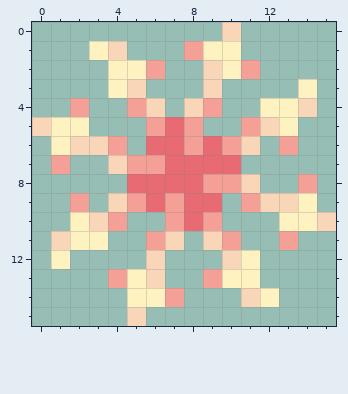
A pixel-art sprite gets an edit: files/ui_gfx/gun_actions/unimplemented/truechaos.png. Above, as it was before the edit.
The file is 16x16 pixels.
And afterwards:
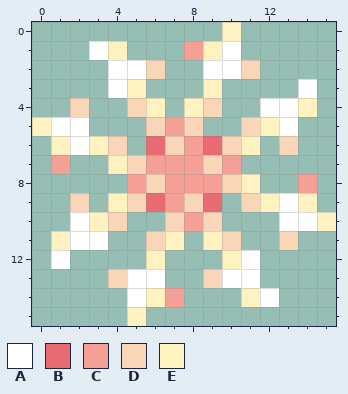
Palette (. is transparent): A #ffffff  B #e86a73  C #f5a097  D #fad6b8  E #fef3c0
Edits made:
Changed rows in their new state; - is an unchanged pixel.
first column x 0:
 0 ----------E-----
 1 ---AE-----A-----
 2 ----AAD--AAD----
 3 ----AE---E----A-
 4 --D--DE-ED--AAE-
 5 EAA---DCD--DEA--
 6 --AED--D--DE-D--
 7 ----ED-CCDC-----
 8 -----CDCC-DE----
 9 --D-ED--D--DEA--
10 --AED--DCD---AAE
11 -EAA--DE-ED--D--
12 -A----E---EA----
13 ----DAA--DAA----
14 -----A-----EA---
15 -----E----------
